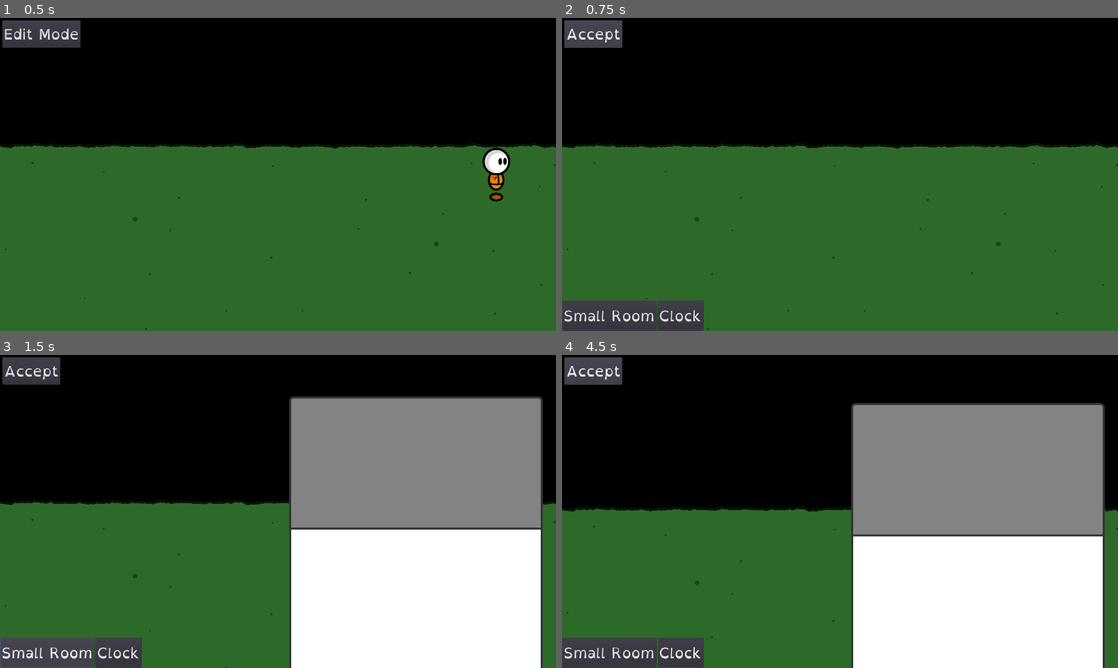
Above: before the commit, frames 1-4 (two rows, left to right).
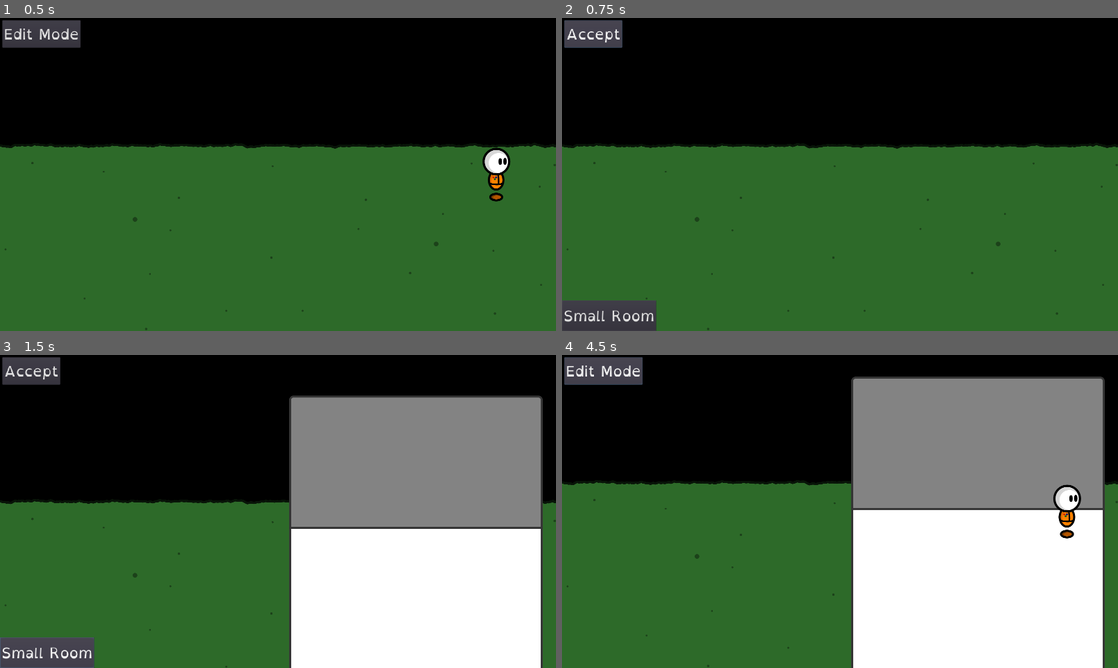
Above: after the commit, the same moments.

Repository: fupicat/szabandoned-0
Game: Godot game, scene res://Scenes/Places/House.tscn
Same seed, same stepped clock (60 frames per second), same inputs: the game is played once before the commit and once after it.
Inputs (mouse positions are in pixels of both pictures, inside the frame that each line leads up to):
- Up to frame 1 (0.5 s): no input
- Up to frame 2 (0.75 s): click "Edit Mode" at 0.5 s
- Up to frame 3 (1.5 s): click "Small Room" at 1.25 s
- Up to frame 4 (4.5 s): click (678, 652) at 2 s, where only the run before the commit has a clickable "Clock"; click "Accept" at 2.75 s; click "Accept" (after the commit: "Edit Mode") at 3.5 s; tap Enter at 4.25 s; hold Right (right) from 4.28 s (still down); hold X (action) from 4.28 s (still down)

Frame 1 is identical in both runs. In frame 2, 0.8% of the frame differs, in the area x 17-26%, y 90-100%; in frame 3, 1.6%; in frame 4, 16%, in the area x 0-100%, y 0-100%.

Commit message:
Removed clock scene and wallplace script

Diff:
--- a/Scenes/Placeables/Clock.tscn
+++ /dev/null
@@ -1,18 +0,0 @@
-[gd_scene load_steps=4 format=2]
-
-[ext_resource path="res://Scenes/Places/WallPlace.gd" type="Script" id=1]
-[ext_resource path="res://Art/Placeables/Clock.png" type="Texture" id=2]
-
-[sub_resource type="CircleShape2D" id=1]
-radius = 98.2906
-
-[node name="Clock" type="Area2D" groups=[
-"Interactable",
-]]
-script = ExtResource( 1 )
-
-[node name="Sprite" type="Sprite" parent="."]
-texture = ExtResource( 2 )
-
-[node name="Col" type="CollisionShape2D" parent="."]
-shape = SubResource( 1 )
--- a/Scenes/Placeables/SmallRoom.tscn
+++ b/Scenes/Placeables/SmallRoom.tscn
@@ -1,6 +1,6 @@
 [gd_scene load_steps=7 format=2]
 
-[ext_resource path="res://Scenes/Places/Placeable.gd" type="Script" id=1]
+[ext_resource path="res://Scripts/Placeable.gd" type="Script" id=1]
 [ext_resource path="res://Art/Placeables/SmallRoom.png" type="Texture" id=2]
 [ext_resource path="res://Scripts/BehindDisappear.gd" type="Script" id=3]
 
@@ -31,9 +31,7 @@
 position = Vector2( 0, -60.9214 )
 shape = SubResource( 1 )
 
-[node name="Wall" type="Area2D" parent="." groups=[
-"Wall",
-]]
+[node name="Wall" type="Area2D" parent="."]
 position = Vector2( 0, -381.549 )
 script = ExtResource( 3 )
 
--- a/Scenes/Places/House.tscn
+++ b/Scenes/Places/House.tscn
@@ -26,9 +26,6 @@
 Button/styles/hover = null
 Button/styles/normal = null
 Button/styles/pressed = null
-
-[sub_resource type="CircleShape2D" id=4]
-radius = 78.6428
 
 [node name="House" type="Node2D"]
 script = ExtResource( 1 )
@@ -69,7 +66,6 @@
 shape = SubResource( 1 )
 
 [node name="HouseUI" type="CanvasLayer" parent="."]
-editor/display_folded = true
 script = ExtResource( 4 )
 
 [node name="UI" type="Control" parent="HouseUI"]
@@ -92,7 +88,7 @@
 scroll_vertical_enabled = false
 
 [node name="H" type="HBoxContainer" parent="HouseUI/UI/Items"]
-margin_right = 488.0
+margin_right = 325.0
 margin_bottom = 106.0
 size_flags_vertical = 3
 
@@ -100,22 +96,9 @@
 margin_right = 325.0
 margin_bottom = 106.0
 text = "Small Room"
-
-[node name="Clock" type="Button" parent="HouseUI/UI/Items/H"]
-margin_left = 329.0
-margin_right = 488.0
-margin_bottom = 106.0
-text = "Clock"
-
-[node name="Area2D" type="Area2D" parent="."]
-position = Vector2( 1916.67, 1605.42 )
-
-[node name="CollisionShape2D" type="CollisionShape2D" parent="Area2D"]
-shape = SubResource( 4 )
 [connection signal="body_entered" from="Grama/PlacentDown" to="." method="_on_Placent_body_entered"]
 [connection signal="body_exited" from="Grama/PlacentDown" to="." method="_on_Placent_body_exited"]
 [connection signal="body_entered" from="Grama/PlacentUp" to="." method="_on_PlacentUp_body_entered"]
 [connection signal="body_exited" from="Grama/PlacentUp" to="." method="_on_PlacentUp_body_exited"]
 [connection signal="pressed" from="HouseUI/UI/Mode" to="HouseUI" method="_on_Mode_pressed"]
 [connection signal="pressed" from="HouseUI/UI/Items/H/SmallRoom" to="HouseUI" method="_on_SmallRoom_pressed"]
-[connection signal="pressed" from="HouseUI/UI/Items/H/Clock" to="HouseUI" method="_on_Clock_pressed"]
--- a/Scenes/Places/WallPlace.gd
+++ /dev/null
@@ -1,35 +0,0 @@
-extends Area2D
-
-var move = false
-var areas = []
-
-func _ready():
-    update_z()
-
-func _physics_process(delta):
-    areas = get_overlapping_areas()
-    print(areas)
-    if move:
-        global_position = get_parent().get_node("Player").global_position
-        update_z()
-
-func update_z():
-    for node in areas:
-        if get_tree().get_nodes_in_group("Wall").has(node):
-            z_index = node.z_index + 1
-
-func _input(event):
-    if event.is_action_pressed("action"):
-        if move:
-            place()
-
-func place():
-    var wall = false
-    print(areas)
-    for node in areas:
-        if get_tree().get_nodes_in_group("Wall").has(node):
-            wall = true
-    if wall:
-        move = false
-    print(wall)
-    return wall
--- a/Scripts/UI/HouseUI.gd
+++ b/Scripts/UI/HouseUI.gd
@@ -14,6 +14,3 @@
 
 func _on_SmallRoom_pressed():
     get_parent().add_placeable(load("res://Scenes/Placeables/SmallRoom.tscn"))
-
-func _on_Clock_pressed():
-    get_parent().add_placeable(load("res://Scenes/Placeables/Clock.tscn"), false)
Not shown: 1 places in Scenes/Places/House.tscn that only renumber resources
Renamed: Scenes/Places/Placeable.gd -> Scripts/Placeable.gd
